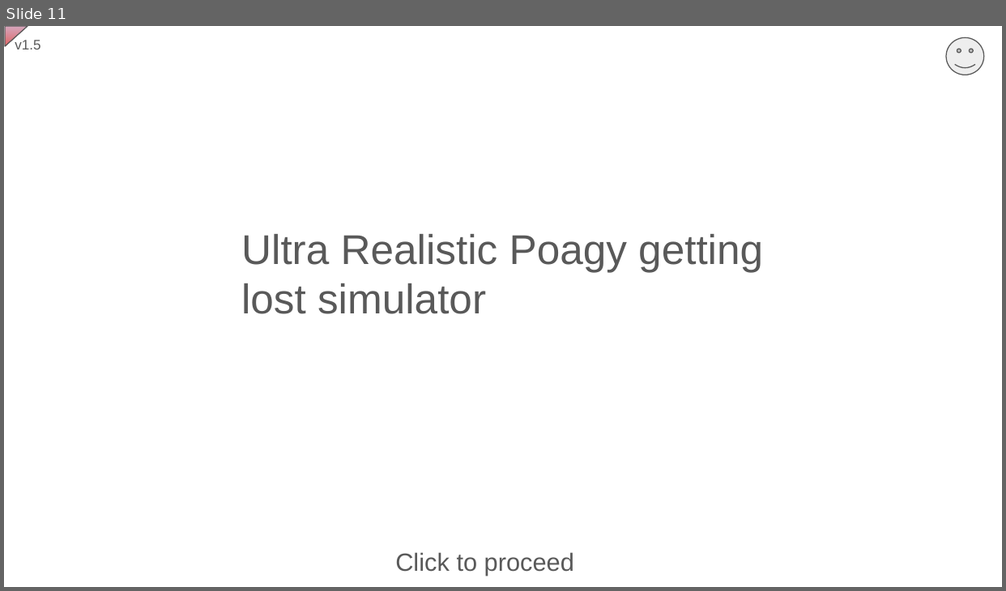
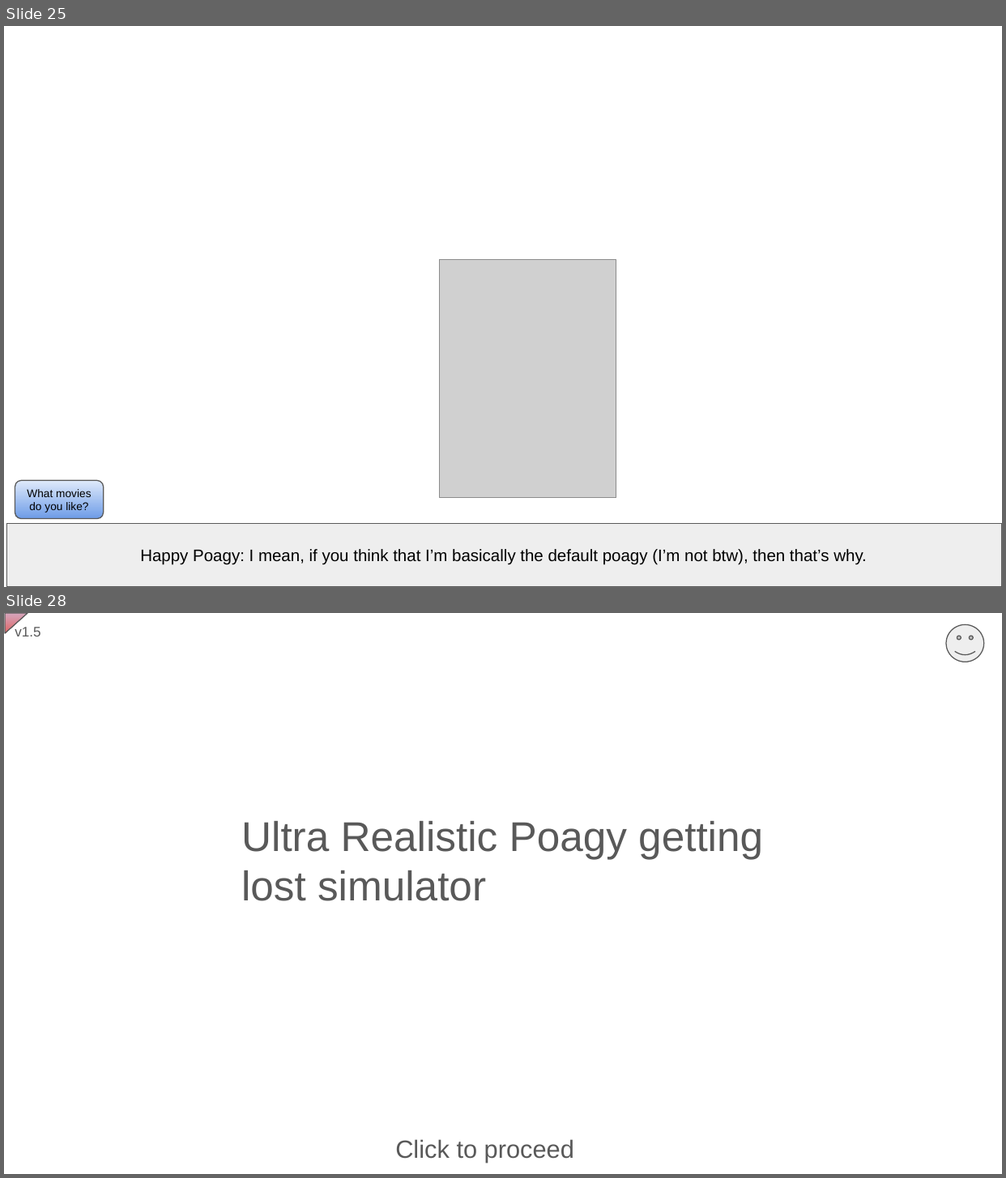
Before and after one commit to RitPigDev/poagy.gs-plus, a slide deck: poagy.gs+.pptx. Shown one above the other, each under a label of ours: slide 11 before the commit, slides 25 and 28 after it; the slides between them are not shown. The pictures are 1006x591 and 1006x1178 pixels, drawn with LibreOffice and Linux fonts; fonts in the diff are those of the drawing; grey boxes stand for pictures; background and template pictures are left out. Boxes give left, top, right and bottom in pixels: in the first picture for what was removed or moved away, otherwise in the second. Text is boxed around its words. In the diff, an @@ line names an element or a change of style, - is before the commit and + after.

```diff
--- a/poagy.gs+.pptx
+++ b/poagy.gs+.pptx
@@ slide 25 added at [4,26,1002,587], background picture (left out) @@
@@ picture added at [439,259,616,498] @@
@@ rounded rectangle added at [15,481,104,519], fill gradient #DFEAFB to #6E9CE7, outline #595959 0.75 pt, 8 pt, text #000000 @@
+What movies do you like?
@@ rectangle added at [7,524,1002,587], fill #EEEEEE, outline #595959 0.75 pt, 12 pt, text #000000 @@
+Happy Poagy: I mean, if you think that I’m basically the default poagy (I’m not btw), then that’s why.
@@ what was slide 11 is now slide 28 @@
```
Also in this commit, not shown: 7 slides changed, 17 other slides added.
